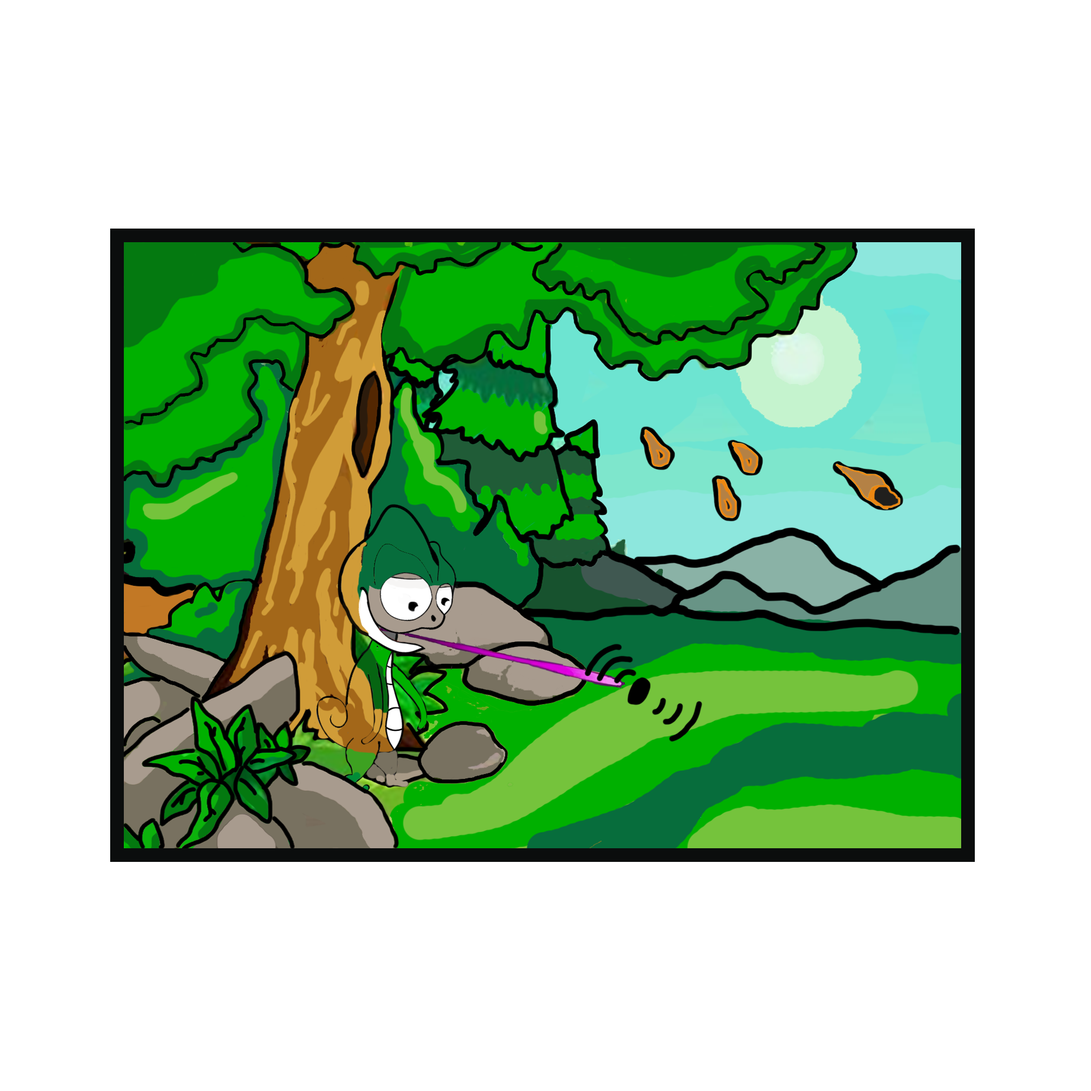
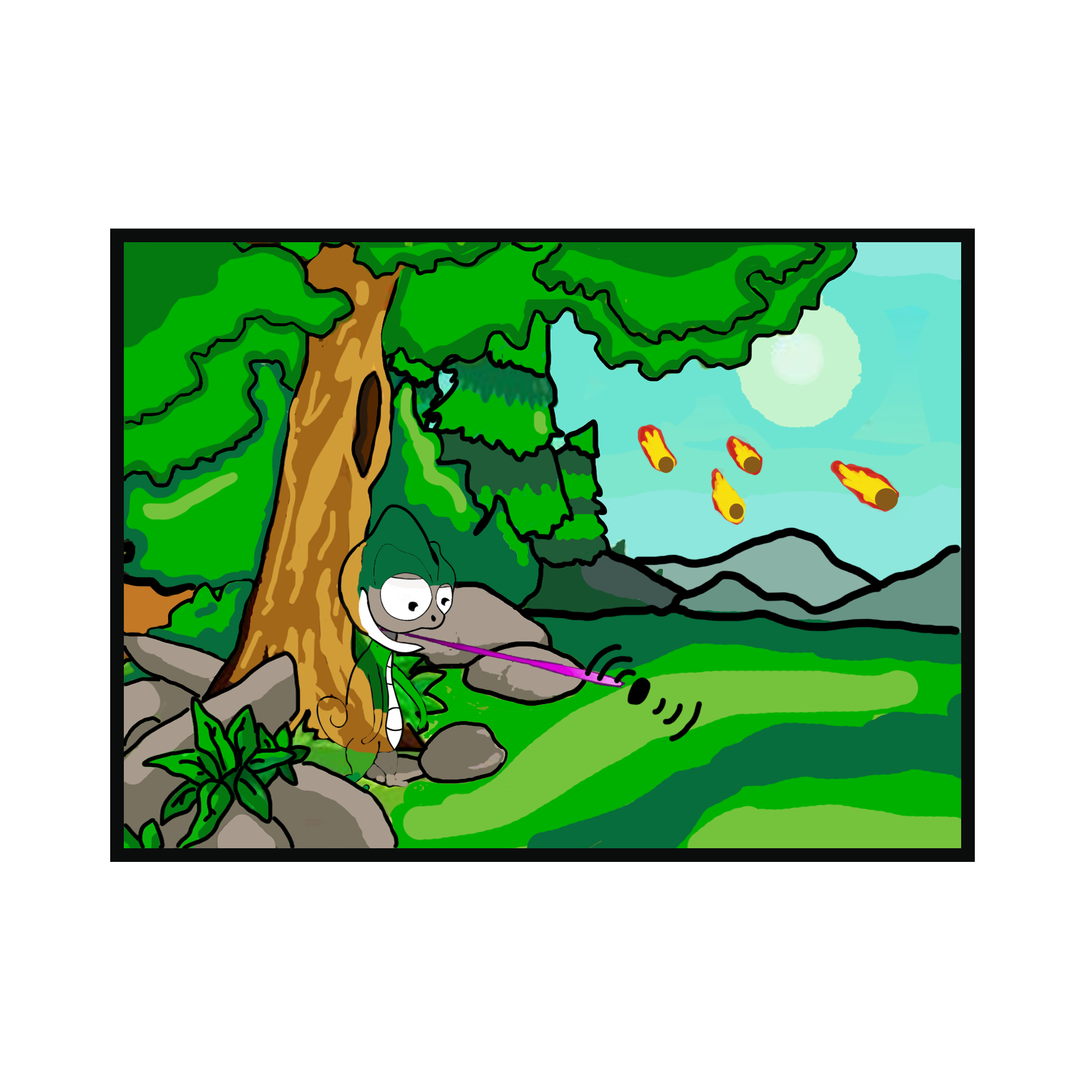
Two versions of the same layered image (1091px x 1091px). Layer-by-layer changes:
added layer "Elipse 1" (1st of 4, in "Part2") in group "Part2" over [875, 488, 899, 511]
added layer "Elipse 1" (2nd of 4, in "Part2") in group "Part2" over [743, 456, 762, 474]
added layer "Elipse 1" (3rd of 4, in "Part2") in group "Part2" over [729, 503, 744, 520]
added layer "Elipse 1" (4th of 4, in "Part2") in group "Part2" over [658, 456, 675, 474]
painted on "Capa 1" over [637, 421, 915, 527]
added layer "Capa 10" in group "Part2" over [637, 421, 914, 527]
